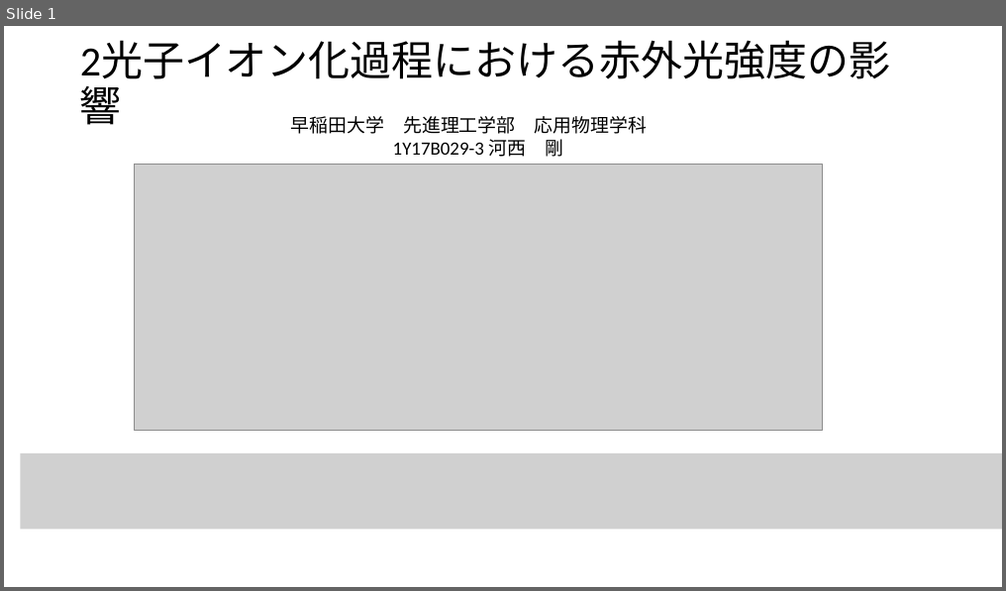
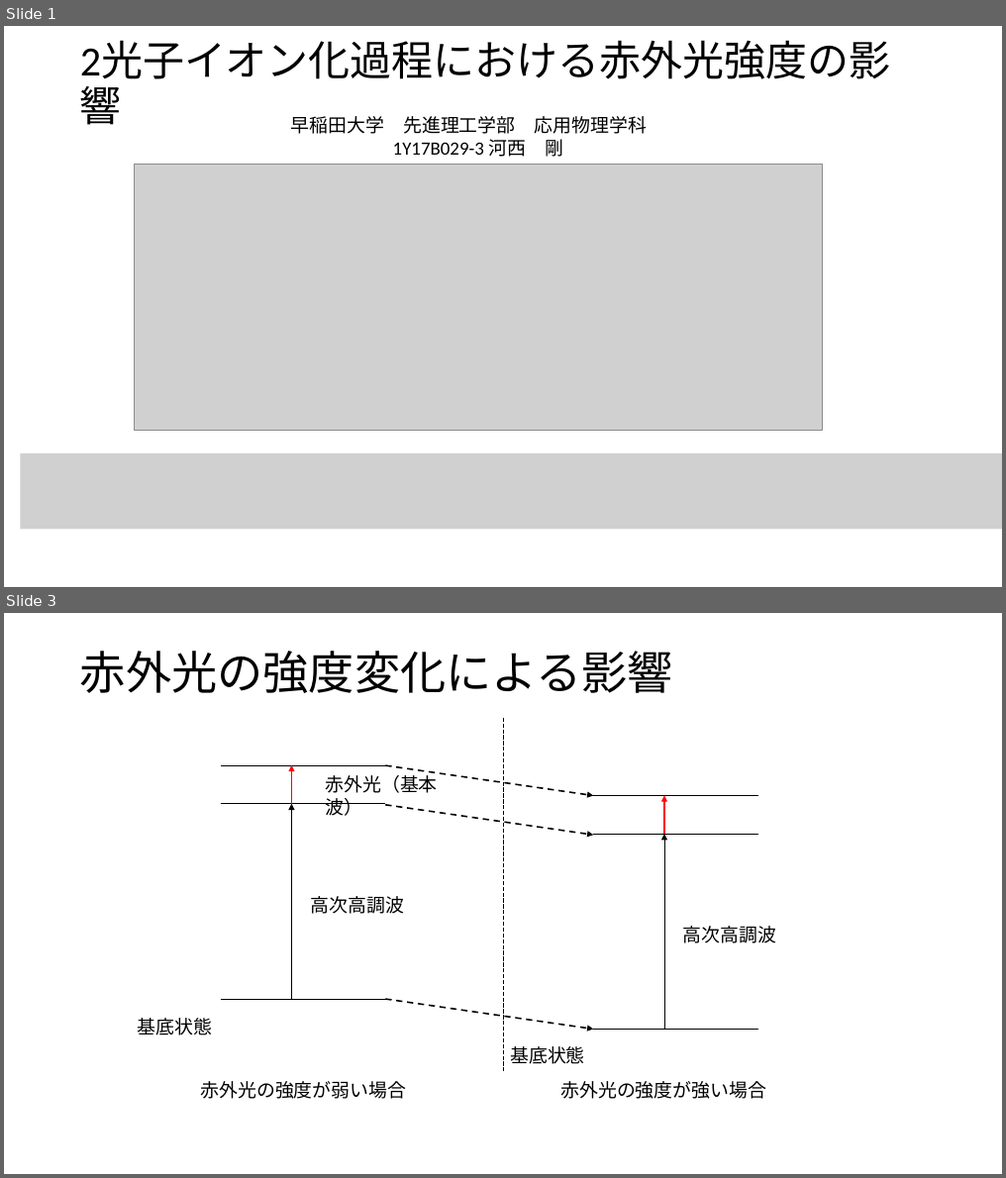
Before and after one commit to Appelingo/Data_Analyze, a slide deck: 発表.pptx. Shown one above the other, each under a label of ours: slide 1 before the commit, slides 1 and 3 after it; the slides between them are not shown. The pictures are 1006x591 and 1006x1178 pixels, drawn with LibreOffice and Linux fonts; fonts in the diff are those of the drawing; grey boxes stand for pictures. Boxes give left, top, right and bottom in pixels: in the first picture for what was removed or moved away, otherwise in the second. Text is boxed around its words. In the diff, an @@ line names an element or a change of style, - is before the commit and + after.

```diff
--- a/発表.pptx
+++ b/発表.pptx
@@ slide 3 added at (4, 613, 1002, 1174), background #FFFFFF @@
@@ title added at (80, 651, 673, 693), 44 pt, text #000000 @@
+赤外光の強度変化による影響
@@ line added from (503, 718) to (503, 1071), #000000 0.5 pt dashed @@
@@ line added from (221, 765) to (386, 765), #000000 0.5 pt @@
@@ arrow added from (291, 804) to (291, 765), #FF0000 1.5 pt @@
@@ text added at (325, 772, 437, 816), 18 pt, text #000000 @@
+赤外光（基本波）
@@ arrow added from (386, 765) to (593, 796), #000000 1.5 pt dashed @@
@@ line added from (221, 804) to (386, 804), #000000 0.5 pt @@
@@ arrow added from (291, 999) to (291, 804), #000000 0.5 pt @@
@@ arrow added from (386, 805) to (593, 836), #000000 1.5 pt dashed @@
@@ line added from (593, 796) to (758, 796), #000000 0.5 pt @@
@@ arrow added from (664, 834) to (664, 796), #FF0000 1.5 pt @@
@@ line added from (593, 834) to (758, 834), #000000 0.5 pt @@
@@ arrow added from (664, 1029) to (664, 834), #000000 0.5 pt @@
@@ text added at (310, 896, 403, 914), 18 pt, text #000000 @@
+高次高調波
@@ text added at (683, 926, 776, 944), 18 pt, text #000000 @@
+高次高調波
@@ text added at (138, 1018, 213, 1036), 18 pt, text #000000 @@
+基底状態
@@ line added from (221, 999) to (386, 999), #000000 0.5 pt @@
@@ arrow added from (386, 999) to (593, 1029), #000000 1.5 pt dashed @@
@@ text added at (510, 1047, 585, 1064), 18 pt, text #000000 @@
+基底状態
@@ line added from (593, 1029) to (758, 1029), #000000 0.5 pt @@
@@ text added at (200, 1081, 406, 1099), 18 pt, text #000000 @@
+赤外光の強度が弱い場合
@@ text added at (560, 1081, 766, 1099), 18 pt, text #000000 @@
+赤外光の強度が強い場合
```
Also in this commit, not shown: 1 slide changed, 5 other slides added, 8 other files.
